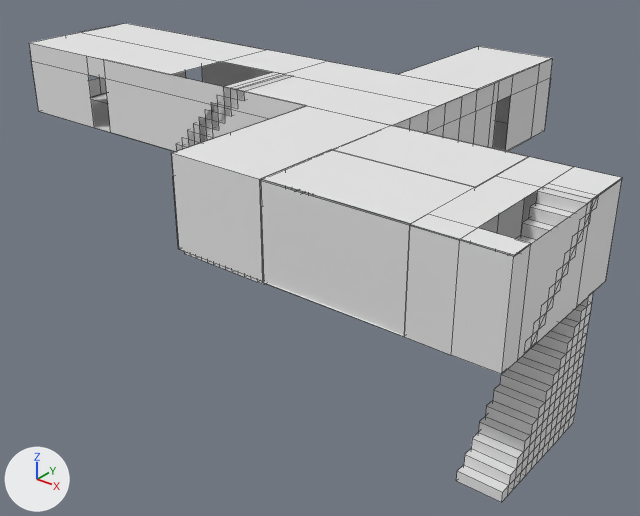
Two versions of the Blender file Assets/models/floor_2/floor_2.blend, one commit apart.
Camera for both pictures: a 50 mm lens placed at (86.4, -74.0, 46.7), pointed at (29.0, -2.3, 2.3). The axes (+X, +Y, +Z) are drawn at lower left. The lights are the same throughout. Mesh edges are drawn as thin lines.

In view in the first picture: 'bathroom_e_ceiling', 'bathroom_e_e_wall', 'bathroom_e_n_wall', 'center_hall', 'center_hall_ceiling', 'center_hall_e_wall', 'main_hall_ceiling', 'main_hall_wall_e', 'main_hall_wall_w', 'servant_stairs_floor_1', 'servant_stairway', 'servant_stairway_ceiling', 'servants_hall_ceiling', 'servants_hall_w_wall'.
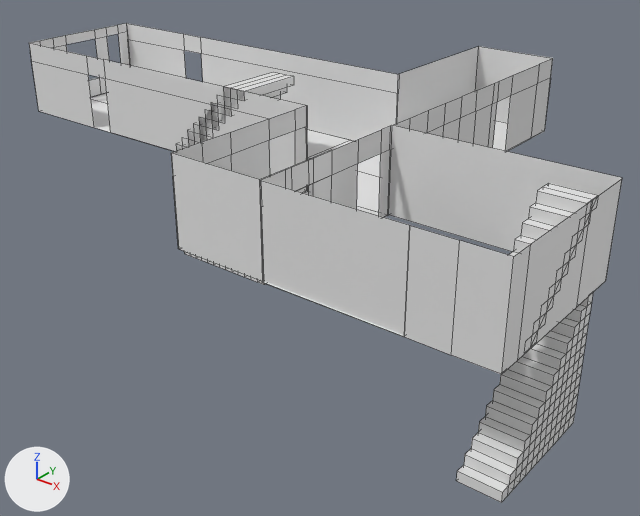
Commit message: work on bathroom_e

Boxes [x1, y1, x2, y2] around the edits, measured in the pictures (640 x 516 px):
```json
{"object": "main_hall_ceiling", "change": "hidden", "before": [29, 23, 478, 125]}
{"object": "center_hall_ceiling", "change": "hidden", "before": [173, 46, 551, 179]}
{"object": "servants_hall_ceiling", "change": "hidden", "before": [261, 150, 475, 223]}
{"object": "servant_stairway_ceiling", "change": "hidden", "before": [411, 157, 622, 255]}
{"object": "bathroom_e_ceiling", "change": "deleted", "before": [332, 125, 529, 187]}
{"object": "bathroom_e_n_wall", "change": "deleted", "before": [471, 198, 525, 255]}
{"object": "bathroom_e_e_wall", "change": "deleted", "before": [331, 200, 471, 243]}
{"object": "main_hall_wall_w", "change": "unchanged, uncovered by the edit", "before": [171, 62, 390, 140], "after": [126, 23, 399, 141]}
{"object": "center_hall_s_e_wall", "change": "unchanged, uncovered by the edit", "before": [171, 106, 305, 249], "after": [171, 106, 307, 249]}
{"object": "center_hall_s_w_wall", "change": "unchanged, uncovered by the edit", "after": [397, 46, 479, 123]}
{"object": "main_floor", "change": "unchanged, uncovered by the edit", "before": [91, 93, 344, 159], "after": [91, 93, 381, 212]}
```

Edits to the scene script, one JSON object a line:
```json
{"op": "add", "block": "ob_servants_hall_ceiling", "code": "ob_servants_hall_ceiling.hide_set(True)  # its collection is switched off"}
{"op": "add", "block": "ob_servant_stairway_ceiling", "code": "ob_servant_stairway_ceiling.hide_set(True)  # its collection is switched off"}
{"op": "add", "block": "ob_main_hall_ceiling", "code": "ob_main_hall_ceiling.hide_set(True)  # its collection is switched off"}
{"op": "add", "block": "ob_center_hall_ceiling", "code": "ob_center_hall_ceiling.hide_set(True)  # its collection is switched off"}
{"op": "remove", "block": "ob_bathroom_e_n_wall", "code": ["ob_bathroom_e_n_wall = bpy.data.objects.new('bathroom_e_n_wall', me_plane_034)", "ob_bathroom_e_n_wall.parent = ob_bathroom_e_s_wall", "ob_bathroom_e_n_wall.matrix_parent_inverse = Matrix(((0.0, -0.111, 0.0, -0.892), (0.143, 0.0, 0.0, -7.014), (0.0, 0.0, 1.667, -21.67), (0.0, 0.0, 0.0, 1.0)))", "ob_bathroom_e_n_wall.location = (59.88, -7.997, 12.97)", "ob_bathroom_e_n_wall.rotation_euler = (0.0, 0.0, -1.571)  # degrees (0, 0, -90)", "ob_bathroom_e_n_wall.scale = (9.05, 4.0, 0.6)"]}
{"op": "remove", "block": "ob_bathroom_e_e_wall", "code": ["ob_bathroom_e_e_wall = bpy.data.objects.new('bathroom_e_e_wall', me_plane_030)", "ob_bathroom_e_e_wall.parent = ob_bathroom_e_s_wall", "ob_bathroom_e_e_wall.matrix_parent_inverse = Matrix(((0.111, 0.0, 0.0, -1.889), (0.0, 0.143, 0.0, -7.014), (0.0, 0.0, 1.667, -21.67), (0.0, 0.0, 0.0, 1.0)))", "ob_bathroom_e_e_wall.location = (17.0, 49.02, 13.0)", "ob_bathroom_e_e_wall.scale = (9.0, 7.0, 0.6)"]}
{"op": "remove", "block": "ob_bathroom_e_ceiling", "code": ["ob_bathroom_e_ceiling = bpy.data.objects.new('bathroom_e_ceiling', me_plane_029)", "ob_bathroom_e_ceiling.parent = ob_bathroom_e_s_wall", "ob_bathroom_e_ceiling.matrix_parent_inverse = Matrix(((0.111, 0.0, 0.0, -1.889), (0.0, 0.143, 0.0, -7.014), (0.0, 0.0, 1.667, -21.67), (0.0, 0.0, 0.0, 1.0)))", "ob_bathroom_e_ceiling.location = (17.0, 49.02, 13.0)", "ob_bathroom_e_ceiling.scale = (9.0, 7.0, 0.6)"]}
```
